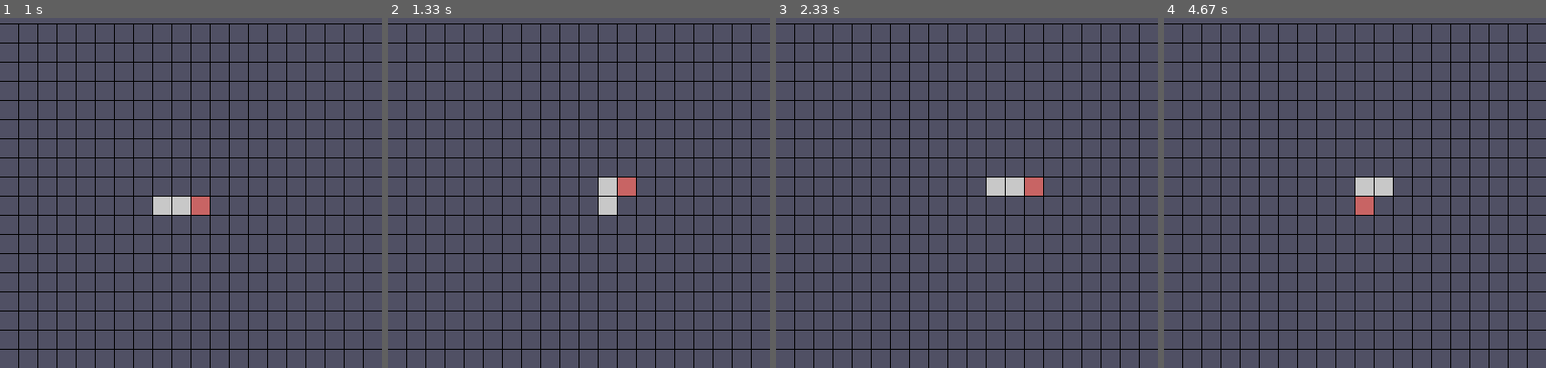
Above: before the commit, frames 1-4 (left to right).
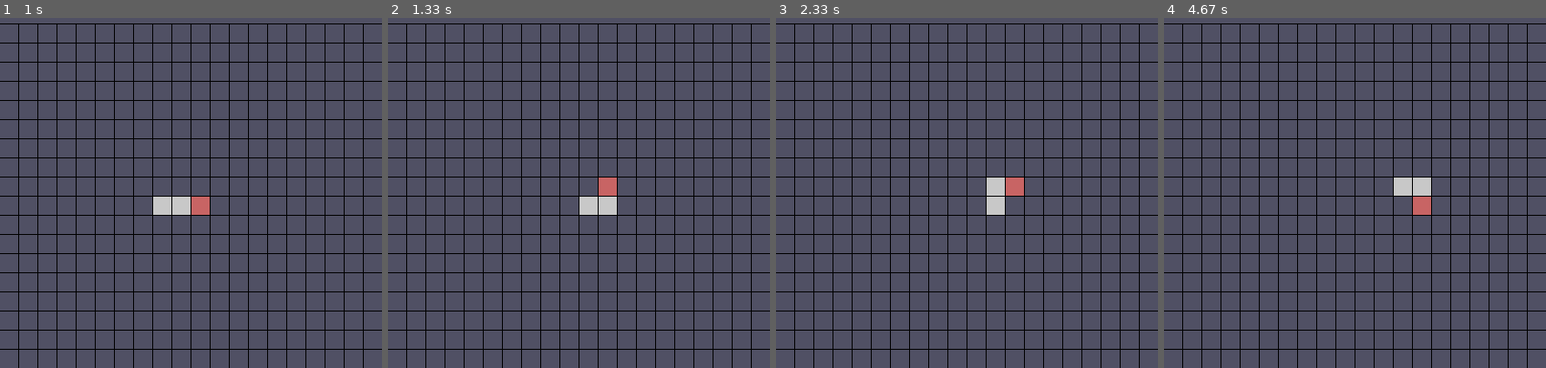
Above: after the commit, the same moments.

Repository: JimmyDurrell/Game_Gobble
Game: pygame game, started from gobble.py
Two runs of this game, one before a commit and one after it. Both use one fixed random seed, a clock stepped at 60 frames per second and the inputs below.
Inputs:
- Up to frame 1 (1 s): click "Start" at 0.38 s; hold Right from 0.67 s (still down)
- Up to frame 2 (1.33 s): release Right at 1.13 s; hold Up from 1.17 s (still down)
- Up to frame 3 (2.33 s): release Up at 1.63 s; hold Right 1.67-2.13 s; hold Left from 2.17 s (still down)
- Up to frame 4 (4.67 s): release Left at 2.7 s; hold Down 2.73-3.03 s; hold Left 3.07-3.47 s; hold Up 3.5-3.87 s; hold Right 3.9-4.53 s; hold Down from 4.57 s (still down)

Frame 1 is identical in both runs. In frame 2, 0.7% of the frame differs, in the area x 50-65%, y 45-57%; in frame 3, 0.7%; in frame 4, 1.5%, in the area x 50-70%, y 45-57%.

Commit message:
修复了重新开始时方向的问题；修复了朝某个方向运动时按住相反方向键会对之后行动有影响的问题

Diff:
--- a/gobble.py
+++ b/gobble.py
@@ -45,22 +45,26 @@
             else:
                 Clear_All()
                 pygame.display.update()
-                if event_dict["up"] and snake.is_direction_horizontal():
-                    snake.move_up()
+                if event_dict["up"]:
                     event_dict["up"] = False
-                    last_time = time.time()
-                elif event_dict["down"] and snake.is_direction_horizontal():
-                    snake.move_down()
+                    if snake.is_direction_horizontal():
+                        snake.move_up()
+                        last_time = time.time()
+                elif event_dict["down"]:
                     event_dict["down"] = False
-                    last_time = time.time()
-                elif event_dict["left"] and snake.is_direction_vertical():
-                    snake.move_left()
+                    if snake.is_direction_horizontal():
+                        snake.move_down()
+                        last_time = time.time()
+                elif event_dict["left"]:
                     event_dict["left"] = False
-                    last_time = time.time()
-                elif event_dict["right"] and snake.is_direction_vertical():
-                    snake.move_right()
+                    if snake.is_direction_vertical():
+                        snake.move_left()
+                        last_time = time.time()
+                elif event_dict["right"]:
                     event_dict["right"] = False
-                    last_time = time.time()
+                    if snake.is_direction_vertical():
+                        snake.move_right()
+                        last_time = time.time()
                 else:  # 没有按键按下
                     now_time = time.time()
                     if now_time - last_time > snake.speed:
--- a/snake.py
+++ b/snake.py
@@ -11,6 +11,7 @@
 
     def init(self):
         self.clear()
+        self.direction = 'right'
         self.appendleft((int(Screen.origin_width / Screen.pixel_size / 2), int((Screen.origin_height - Screen.bar_height) / Screen.pixel_size / 2)))
         self.appendleft((int(Screen.origin_width / Screen.pixel_size / 2) - 1, int((Screen.origin_height - Screen.bar_height) / Screen.pixel_size / 2)))
         self.appendleft((int(Screen.origin_width / Screen.pixel_size / 2) - 2, int((Screen.origin_height - Screen.bar_height) / Screen.pixel_size / 2)))
